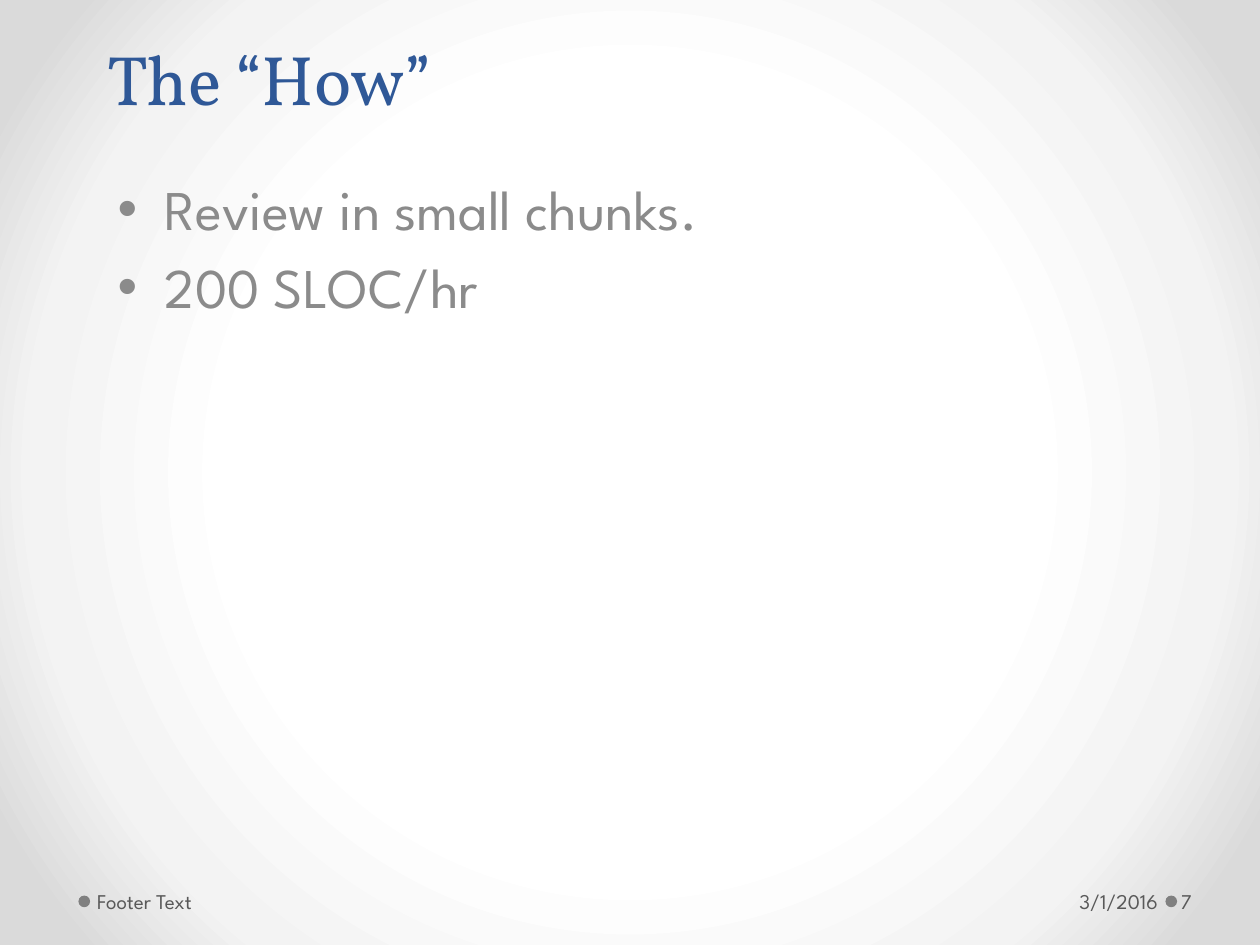
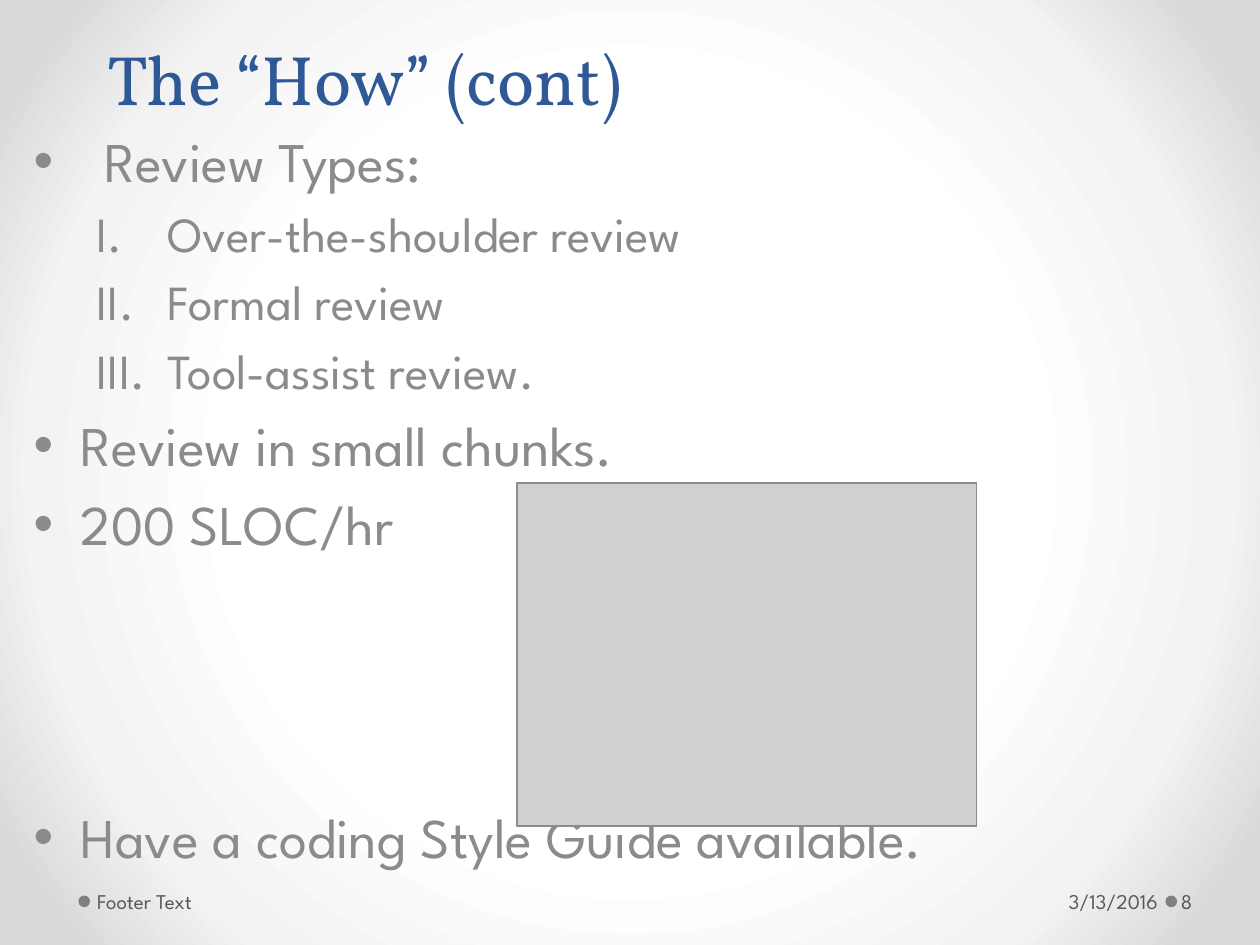
Before and after one commit to h-t-tran/brown, a slide deck: slide 8 of codereview/tech-presentation-effective-codereview.pptx (slide 7 before the commit). Drawn at 1260x945 pixels with LibreOffice and Linux fonts; fonts in the diff are those of the drawing; grey boxes stand for pictures. Boxes give left, top, right and bottom in pixels: in the first picture for what was removed or moved away, otherwise in the second. Text is boxed around its words. In the diff, an @@ line names an element or a change of style, - is before the commit and + after.

Commit message:
update code review slides

```diff
--- a/codereview/tech-presentation-effective-codereview.pptx
+++ b/codereview/tech-presentation-effective-codereview.pptx
@@ title at <box>107,53,621,124</box>: text changed @@
-The “How”
+The “How” (cont)
@@ subtitle "Review Types:": place and size @@
-subtitle "Review Types:" at <box>165,191,698,314</box>
+subtitle "Review Types:" at <box>81,145,922,870</box>
@@ subtitle at <box>104,145,681,390</box>: paragraphs added @@
+• Review Types:
+  I. Over-the-shoulder review
+  II. Formal review
+  III. Tool-assist review.
@@ picture added at <box>517,483,976,825</box> @@
@@ subtitle at <box>81,802,922,870</box>: paragraph added @@
+• Have a coding Style Guide available.
@@ text at <box>1069,894,1158,911</box>: text changed @@
-3/1/2016
+3/13/2016
@@ page number at <box>1181,895,1192,909</box>: text changed @@
-7
+8
```
Also in this commit, not shown: 12 other slides changed, 5 slides added, 2 other files.
